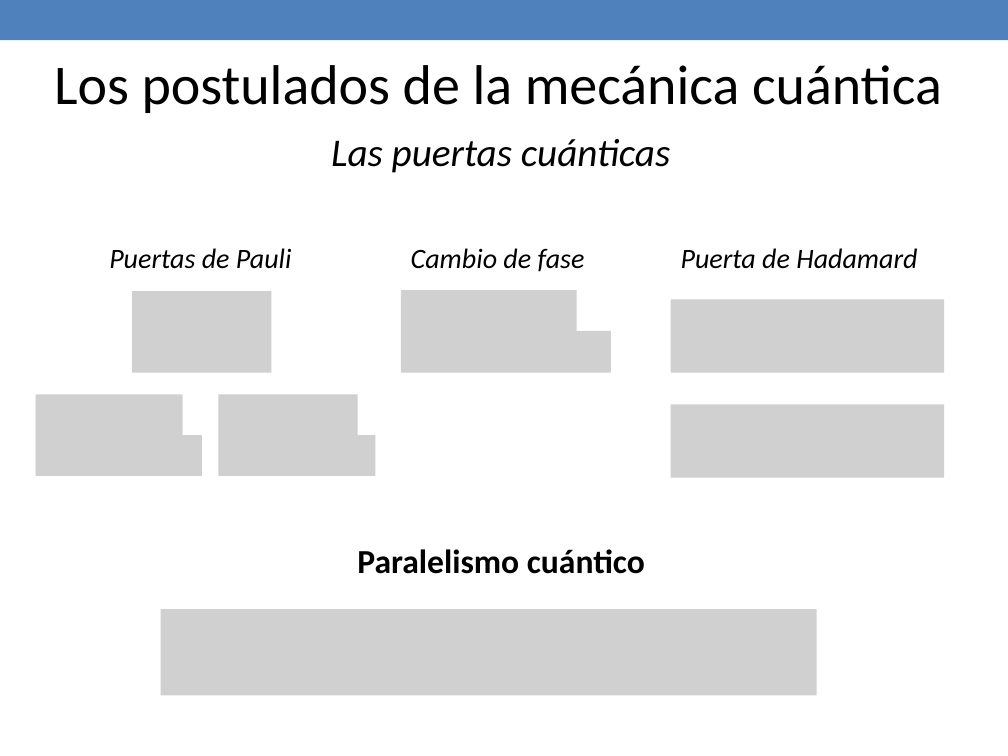
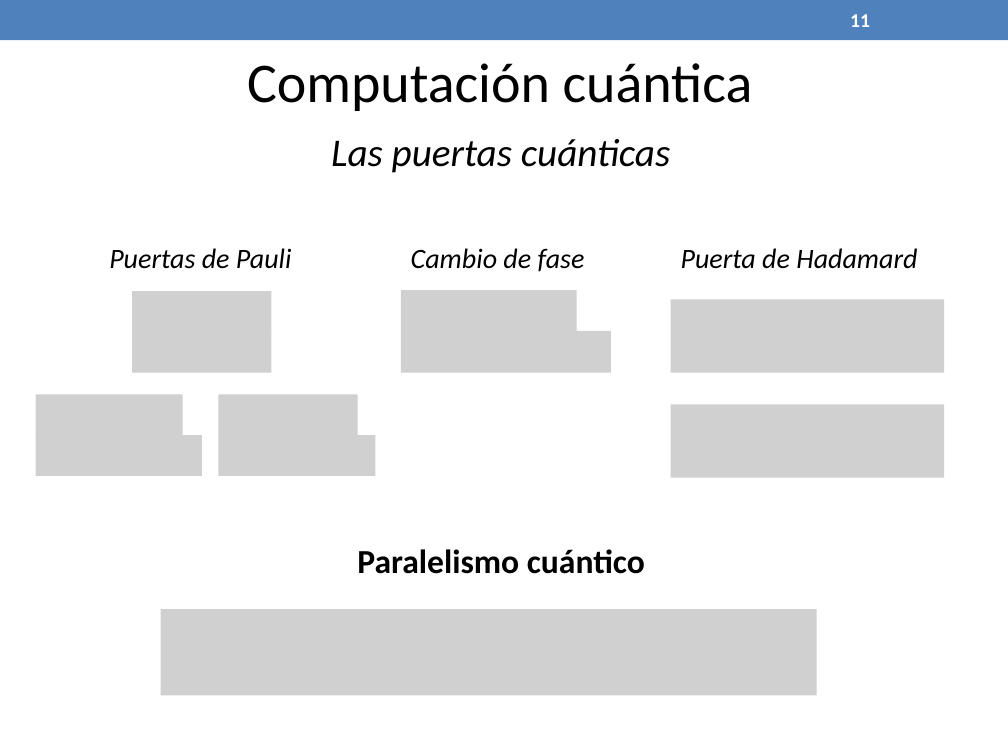
Before and after one commit to jaimecp89/qMIPS101, a slide deck: slide 11 of qMIPS/doc/Presentacion PFC.pptx (slide 14 before the commit). Drawn at 1008x756 pixels with LibreOffice and Linux fonts; fonts in the diff are those of the drawing; grey boxes stand for pictures. Boxes give left, top, right and bottom in pixels: in the first picture for what was removed or moved away, otherwise in the second. Text is boxed around its words. In the diff, an @@ line names an element or a change of style, - is before the commit and + after.

```diff
--- a/qMIPS/doc/Presentacion PFC.pptx
+++ b/qMIPS/doc/Presentacion PFC.pptx
@@ page number added at bbox=[850, 14, 870, 27], 14 pt, text #FFFFFF, bold @@
+11
@@ text removed at bbox=[54, 65, 942, 113] @@
-Los postulados de la mecánica cuántica
@@ text added at bbox=[247, 63, 753, 111], 40 pt, text #000000 @@
+Computación cuántica
```
Also in this commit, not shown: 34 other slides changed, 8 slides added, 1 slide removed.
